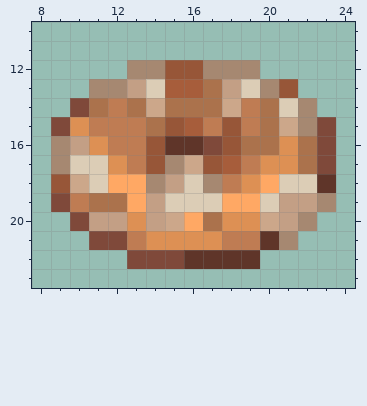
Pixel-art sprite: Resources/Textures/Objects/Consumable/Food/Baked/bagel.rsi/bagel-cottondough.png. Above is the file before it was changed.
The file is 32x32 pixels. Shown: x 8..24, y 10..23.
After the commit:
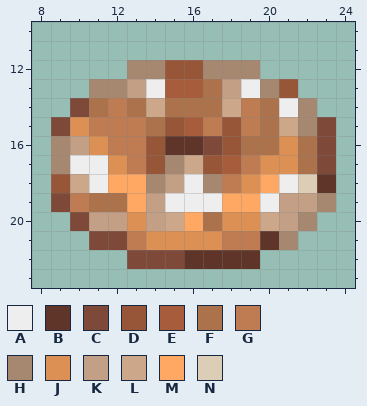
Palette (. is transparent): A #eeeeee  B #5f3529  C #7f493a  D #975638  E #a75d3b  F #ab724c  G #bf7c53  H #a68871  J #dd9054  K #c39f85  L #cca78a  M #ffa864  N #dccdb6
Difference:
Changed rows in their new state; - is an unchanged pixel.
first column x 10:
13 ----A----A--
14 -----------A
17 AA----------
18 -A----A----A
19 -----AAA--A-
